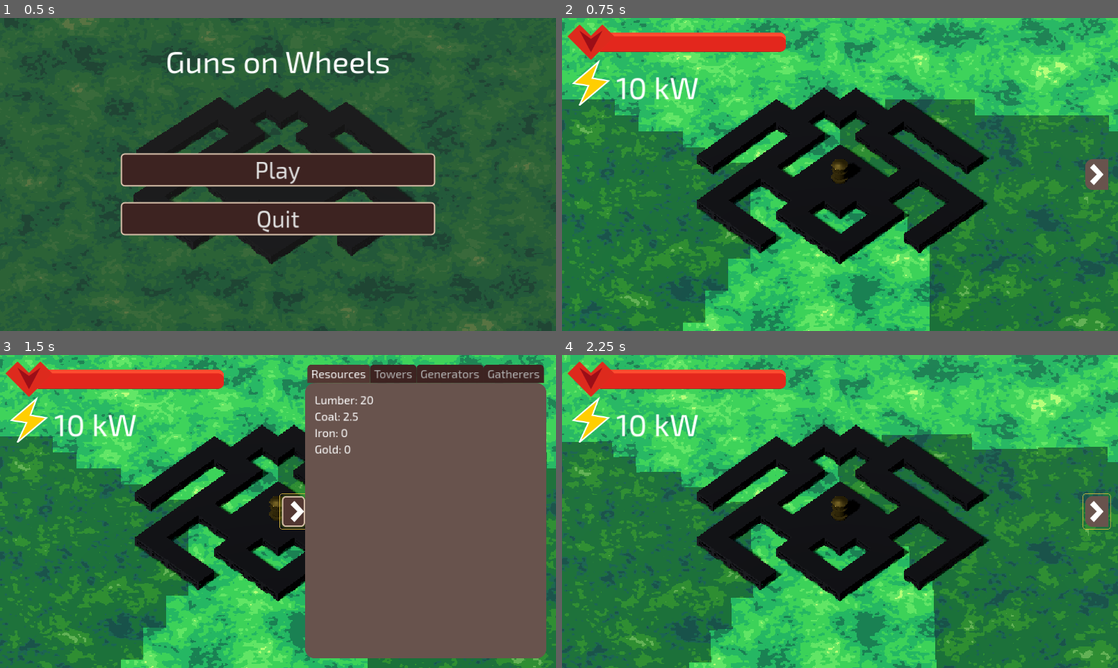
Above: before the commit, frames 1-4 (two rows, left to right).
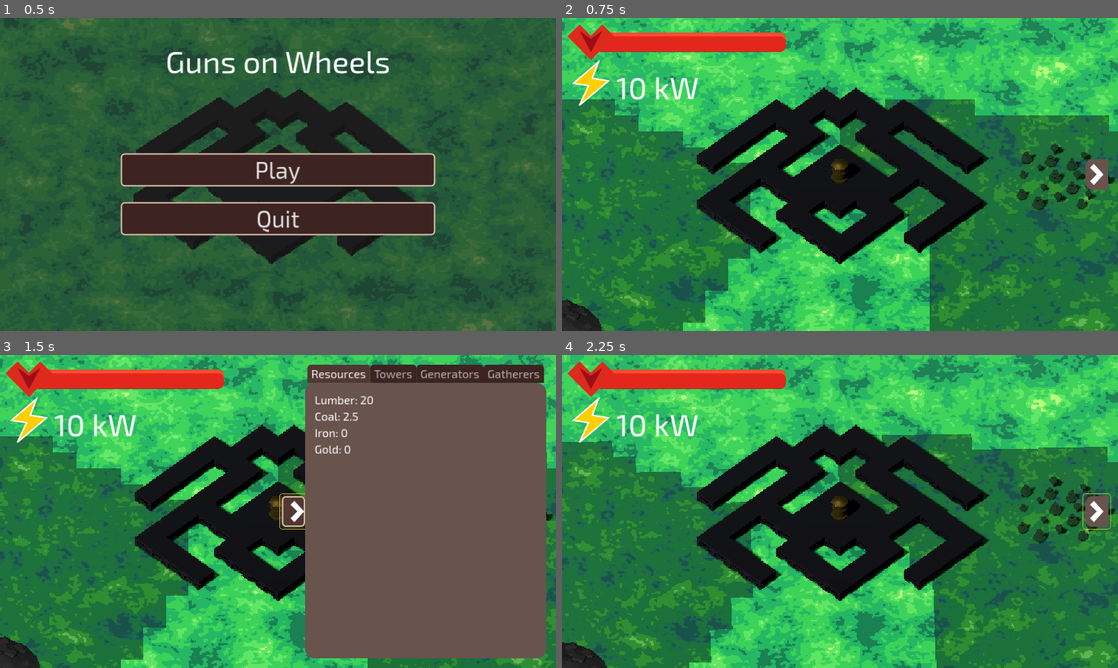
Above: after the commit, the same moments.

Repository: GamemakerPixel/cs315-project-3
Game: Godot game, scene res://scenes/menus/main_menu.tscn
The game is run twice, just before and just after one commit, with the same random seed, the same clock (stepped at 60 frames per second) and the same inputs.
Inputs (mouse positions are in pixels of both pictures, inside the frame that each line leads up to):
- Up to frame 1 (0.5 s): no input
- Up to frame 2 (0.75 s): click "Play" at 0.5 s
- Up to frame 3 (1.5 s): click (533, 511) at 1.25 s
- Up to frame 4 (2.25 s): tap Enter at 2 s; move the mouse to (962, 495) at 2.02 s; hold D (turn_right) from 2.03 s (still down); hold E (place) from 2.03 s (still down)

Frame 1 is identical in both runs. In frame 2, 1.4% of the frame differs, in the area x 0-100%, y 40-100%; in frame 3, 0.5%; in frame 4, 1.4%.

Commit message:
Improve resource spawning

Diff:
--- a/scenes/enemies/cuboid.tscn
+++ b/scenes/enemies/cuboid.tscn
@@ -153,6 +153,9 @@
 path_max_distance = 0.01
 path_postprocessing = 1
 
+[node name="OffScreen" type="VisibleOnScreenNotifier3D" parent="."]
+aabb = AABB(-0.5, 0, -0.5, 1, 1, 1)
+
 [node name="States" type="Node" parent="."]
 script = ExtResource("3_sfh3i")
 
@@ -176,3 +179,4 @@
 volume_db = 0.488
 
 [connection signal="body_entered" from="." to="." method="_on_body_entered"]
+[connection signal="screen_exited" from="OffScreen" to="." method="attempt_despawn"]
--- a/scenes/enemies/death_sphere.tscn
+++ b/scenes/enemies/death_sphere.tscn
@@ -154,6 +154,9 @@
 path_max_distance = 0.01
 path_postprocessing = 1
 
+[node name="OffScreen" type="VisibleOnScreenNotifier3D" parent="."]
+aabb = AABB(-0.5, 0, -0.5, 1, 1, 1)
+
 [node name="States" type="Node" parent="."]
 script = ExtResource("3_7w88x")
 
@@ -177,3 +180,4 @@
 volume_db = 0.488
 
 [connection signal="body_entered" from="." to="." method="_on_body_entered"]
+[connection signal="screen_exited" from="OffScreen" to="." method="attempt_despawn"]
--- a/scenes/enemies/enemy.gd
+++ b/scenes/enemies/enemy.gd
@@ -9,6 +9,9 @@
 @warning_ignore("unused_signal")
 signal defeated
 
+const DESPAWN_TIMER = 20
+const DESPAWN_PREVENTION_RADIUS = 50
+
 @export var speed: float = 2.25
 @export var max_health: int = 25
 @export var damage: float = 45
@@ -17,6 +20,7 @@
 @onready var animation: AnimationPlayer = $Animation
 @onready var navigation: NavigationAgent3D = $Navigation
 @onready var hurt_sound: AudioStreamPlayer = $Hurt
+@onready var despawn_timer = Timer.new()
 
 var health: int = max_health : set = _set_health
 
@@ -24,9 +28,18 @@
 var enemy_transform: EnemyTransform
 
 var disable_hurt_anim := false
+var can_despawn := false
 
 func _ready() -> void:
 	state_machine.initialize(self)
+	despawn_timer.wait_time = DESPAWN_TIMER
+	despawn_timer.one_shot = true
+	despawn_timer.timeout.connect(func():
+		can_despawn = true
+		attempt_despawn()
+	)
+	add_child(despawn_timer)
+	despawn_timer.start()
 
 
 func take_damage(amount: int) -> void:
@@ -44,7 +57,16 @@
 # This is so enemies can play an animation before calling queue_free without
 # towers still attacking them.
 func force_untarget() -> void:
-	$Collision.set_deferred("disabled", false)
+	$Collision.set_deferred("disabled", true)
+
+
+func attempt_despawn() -> void:
+	if can_despawn and not $OffScreen.is_on_screen():
+		despawn()
+
+
+func despawn() -> void:
+	queue_free()
 
 
 func _set_health(new_health: int) -> void:
--- a/scenes/enemies/enemy.tscn
+++ b/scenes/enemies/enemy.tscn
@@ -97,6 +97,9 @@
 path_max_distance = 0.01
 path_postprocessing = 1
 
+[node name="OffScreen" type="VisibleOnScreenNotifier3D" parent="."]
+aabb = AABB(-0.5, 0, -0.5, 1, 1, 1)
+
 [node name="States" type="Node" parent="."]
 script = ExtResource("3_wrvlt")
 
@@ -116,3 +119,4 @@
 script = ExtResource("8_312rq")
 
 [connection signal="body_entered" from="." to="." method="_on_body_entered"]
+[connection signal="screen_exited" from="OffScreen" to="." method="attempt_despawn"]
--- a/scenes/enemies/pyrimidic_decimator.tscn
+++ b/scenes/enemies/pyrimidic_decimator.tscn
@@ -153,6 +153,9 @@
 path_max_distance = 0.01
 path_postprocessing = 1
 
+[node name="OffScreen" type="VisibleOnScreenNotifier3D" parent="."]
+aabb = AABB(-0.5, 0, -0.5, 1, 1, 1)
+
 [node name="States" type="Node" parent="."]
 script = ExtResource("3_7pa2k")
 
@@ -176,3 +179,4 @@
 volume_db = 0.488
 
 [connection signal="body_entered" from="." to="." method="_on_body_entered"]
+[connection signal="screen_exited" from="OffScreen" to="." method="attempt_despawn"]
--- a/scenes/enemies/states/on_ground.gd
+++ b/scenes/enemies/states/on_ground.gd
@@ -6,7 +6,7 @@
 
 
 func on_physics_process(delta: float) -> void:
-	var target: Vector3 = _enemy.get_target_position.call()
+	var target: Vector3 = _enemy.get_target_position()
 	var direction = (target - _enemy.global_position).normalized()
 	_enemy.position += direction * _enemy.speed * delta
 
--- a/scenes/maps/map.gd
+++ b/scenes/maps/map.gd
@@ -1,4 +1,4 @@
-extends Node
+extends SubViewportContainer
 
 @export var vehicle: Node3D
 
@@ -15,6 +15,8 @@
 
 func _init() -> void:
 	set_process_input(false)
+	if (DebugTools.check_enabled(DebugTools.DebugTool.WIDE_CAMERA)):
+		stretch_shrink = 1
 
 
 func _ready() -> void:
--- a/scenes/maps/map.tscn
+++ b/scenes/maps/map.tscn
@@ -16,6 +16,7 @@
 [ext_resource type="PackedScene" uid="uid://bnavhwlfl3mdu" path="res://scenes/ui/ui.tscn" id="9_7l2v1"]
 [ext_resource type="PackedScene" uid="uid://drnnxhfq7rwxw" path="res://scenes/resource_deposits/iron_deposit.tscn" id="9_qf5aj"]
 [ext_resource type="PackedScene" uid="uid://cdw2u706qmfqx" path="res://scenes/resource_deposits/gold_deposit.tscn" id="10_kmswi"]
+[ext_resource type="Script" path="res://scenes/maps/resource_deposit_manager.gd" id="15_ipdqo"]
 [ext_resource type="AudioStream" uid="uid://ju2v8sqki3v3" path="res://assets/sound/hurt.wav" id="17_vkd5s"]
 
 [sub_resource type="FastNoiseLite" id="FastNoiseLite_2c2fy"]
@@ -80,10 +81,11 @@
 noise = SubResource("FastNoiseLite_2c2fy")
 tile_gradient_keys = Array[int]([1, 0, 2, 3])
 tile_gradient_values = Array[float]([-0.25, 0.2, 0.45, 1.0])
-resource_deposits = Array[PackedScene]([ExtResource("7_5lgi5"), ExtResource("8_marcq"), ExtResource("9_qf5aj"), ExtResource("10_kmswi")])
 metadata/_editor_floor_ = Vector3(0, 0, 0)
 
 [node name="ResourceDeposits" type="Node3D" parent="SubViewport/World/Ground"]
+script = ExtResource("15_ipdqo")
+resource_deposits = Array[PackedScene]([ExtResource("7_5lgi5"), ExtResource("8_marcq"), ExtResource("9_qf5aj"), ExtResource("10_kmswi")])
 
 [node name="GroundEnemyTransform" type="Node3D" parent="SubViewport/World" node_paths=PackedStringArray("vehicle")]
 script = ExtResource("7_xpg5g")
--- a/scenes/maps/procedural_ground.gd
+++ b/scenes/maps/procedural_ground.gd
@@ -64,31 +64,16 @@
 const TILE_TO_NOISE_MULTIPLIER = 1.0
 const GROUND_LEVEL = 0
 const CHUNK_SIZE = 50
-const REQUIRED_CHUNKS_OFFSET = [
-	Vector2i(-1, -1),
-	Vector2i(-1, 0),
-	Vector2i(-1, 1),
-	Vector2i(0, -1),
-	Vector2i.ZERO,
-	Vector2i(0, 1),
-	Vector2i(1, -1),
-	Vector2i(1, 0),
-	Vector2i(1, 1),
-]
 
 @export var render_around: Node3D
 @export var noise: FastNoiseLite
 @export var tile_gradient_keys: Array[Tile]
 @export var tile_gradient_values: Array[float]
-@export var resource_deposits: Array[PackedScene]
 
 var _current_chunk: Vector2i = Vector2i.ONE * -999 : set = _set_current_chunk
 var _chunks_loaded: Array[Vector2i]: set = _set_chunks_loaded
 # Chunk: ChunkStats
 var _chunks_stats_loaded: Dictionary = {}
-# Using this as a hash set.
-# {Vector2i: 0}
-var _loaded_deposits: Dictionary = {}
 
 
 func _ready() -> void:
@@ -101,7 +86,50 @@
 	_current_chunk = _tile_to_chunk(Vector2i(map_coords.x, map_coords.z))
 
 
-func _tile_to_chunk(tile: Vector2i) -> Vector2i:
+static func chunk_to_rect(chunk: Vector2i) -> Rect2i:
+	return Rect2i(
+		_chunk_to_tile_origin(chunk),
+		Vector2i(CHUNK_SIZE, CHUNK_SIZE)
+	)
+
+
+static func get_adjacent_chunks(chunk: Vector2i) -> Array[Vector2i]:
+	var chunks: Array[Vector2i] = []
+
+	for x_offset in range(-1, 2):
+		for y_offset in range(-1, 2):
+			if x_offset == 0 and y_offset == 0:
+				continue
+
+			chunks.append(chunk + Vector2i(x_offset, y_offset))
+
+	return chunks
+
+
+func tile_2d_to_local_2d(local: Vector2) -> Vector2:
+	var tile_3d := tile_2d_to_local_3d(local)
+	return Vector2(tile_3d.x, tile_3d.z)
+
+
+func tile_2d_to_local_3d(local: Vector2) -> Vector3:
+	var tile_3d := Vector3(local.x, GROUND_LEVEL, local.y)
+	return map_to_local(tile_3d) - position
+
+
+func local_2d_to_tile_3d(local: Vector2) -> Vector3i:
+	var local_3d = Vector3(local.x, GROUND_LEVEL, local.y)
+	return local_to_map(local_3d)
+
+
+func local_2d_to_local_3d(local: Vector2) -> Vector3:
+	return Vector3(
+		local.x,
+		-position.y,
+		local.y
+	)
+
+
+static func _tile_to_chunk(tile: Vector2i) -> Vector2i:
 	var negative_adjust = Vector2i(
 		CHUNK_SIZE if tile.x < 0 else 0,
 		CHUNK_SIZE if tile.y < 0 else 0,
@@ -109,24 +137,18 @@
 	return (tile - negative_adjust) / CHUNK_SIZE
 
 
-func _chunk_to_tile_origin(chunk: Vector2i) -> Vector2i:
+static func _chunk_to_tile_origin(chunk: Vector2i) -> Vector2i:
 	return chunk * CHUNK_SIZE
-
-
-func _chunk_to_rect(chunk: Vector2i) -> Rect2i:
-	return Rect2i(
-		_chunk_to_tile_origin(chunk),
-		Vector2i(CHUNK_SIZE, CHUNK_SIZE)
-	)
 
 
 func _unload_chunks(chunks: Array[Vector2i]) -> void:
 	for chunk in chunks:
 		_unload_chunk(chunk)
+		$ResourceDeposits.unload_deposits_in_chunk(chunk)
 
 
 func _unload_chunk(chunk: Vector2i) -> void:
-	var rect := _chunk_to_rect(chunk)
+	var rect := chunk_to_rect(chunk)
 	for x in range(rect.position.x, rect.end.x):
 		for y in range(rect.position.y, rect.end.y):
 			set_cell_item(Vector3i(x, GROUND_LEVEL, y), -1)
@@ -137,24 +159,18 @@
 func _load_chunks(chunks: Array[Vector2i]) -> void:
 	for chunk in chunks:
 		_load_chunk(chunk)
+		$ResourceDeposits.load_deposits_in_chunk(chunk)
 
 
 func _load_chunk(chunk: Vector2i) -> void:
 	var stats = ChunkStats.new()
-	var rect := _chunk_to_rect(chunk)
+	var rect := chunk_to_rect(chunk)
 	for x in range(rect.position.x, rect.end.x):
 		for y in range(rect.position.y, rect.end.y):
 			var tile: Tile = _sample_noise_for_tile(x, y)
 			stats.count(tile)
 			set_cell_item(Vector3i(x, GROUND_LEVEL, y), tile)
-
-	if not _loaded_deposits.has(chunk):
-		_loaded_deposits[chunk] = 0
-		var deposit = resource_deposits[stats.dominant_zone]
-		_place_resource_deposit(deposit, rect.get_center())
-
 	_chunks_stats_loaded[chunk] = stats
-
 
 
 func _sample_noise_for_tile(x: int, y: int) -> Tile:
@@ -178,9 +194,9 @@
 
 
 func _refresh_required_chunks() -> void:
-	var required_chunks: Array[Vector2i] = []
-	for offset in REQUIRED_CHUNKS_OFFSET:
-		required_chunks.append(_current_chunk + offset)
+	var required_chunks: Array[Vector2i] = [_current_chunk]
+	required_chunks.append_array(get_adjacent_chunks(_current_chunk))
+
 	_chunks_loaded = required_chunks
 
 
--- /dev/null
+++ b/scenes/maps/resource_deposit_manager.gd
@@ -0,0 +1,129 @@
+extends Node3D
+
+# Yes this could be ConsumablePool.Consumable, but this allows for different
+# deposits with the same consumable - for example, "large" deposits.
+enum Deposit {
+	LUMBER,
+	COAL,
+	IRON,
+	GOLD,
+}
+
+# Arrays in order of Deposit enum.
+const BIOME_DEPOSIT_TYPE_WEIGHTS = {
+	Ground.Tile.GRASS: [0.6, 0.4, 0.0, 0.0],
+	Ground.Tile.FOREST: [0.9, 0.1, 0.0, 0.0],
+	Ground.Tile.MOUNTAIN: [0.0, 0.5, 0.4, 0.1],
+	Ground.Tile.MAGMA: [0.0, 0.1, 0.5, 0.4],
+}
+
+const MAX_AMOUNT_PER_CHUNK = 4
+# This is assumed to be less than the size of a chunk in meters.
+const MINIMUM_DISTANCE_BETWEEN = 30 # in meters, not tiles (2m wide each)
+const MAX_SPAWN_ATTEMPS_BEFORE_SKIP = 5
+
+@export var resource_deposits: Array[PackedScene]
+
+@onready var ground: Ground = get_parent()
+
+# Chunk (Vector2i) : Array[ResourceDeposit]
+var deposits = {}
+
+
+func load_deposits_in_chunk(chunk: Vector2i) -> void:
+	if not deposits.has(chunk):
+		_generate_deposits_for_chunk(chunk)
+
+	for deposit in deposits[chunk]:
+		_load_deposit(deposit)
+
+
+func unload_deposits_in_chunk(chunk: Vector2i) -> void:
+	for deposit in deposits[chunk]:
+		_unload_deposit(deposit)
+
+
+func _generate_deposits_for_chunk(chunk: Vector2i) -> void:
+	var spawn_positions = _generate_spawn_positions(chunk)
+	# This is so _create_deposit_at can assume there is already a list.
+	deposits[chunk] = []
+
+
+	for deposit_position in spawn_positions:
+		var tile: Ground.Tile = ground.get_cell_item(
+			ground.local_2d_to_tile_3d(deposit_position)
+		) as Ground.Tile
+		var distribution: Array = BIOME_DEPOSIT_TYPE_WEIGHTS[tile]
+
+		var type: Deposit = Distributions.sample_from_distribution(
+			distribution
+		) as Deposit
+
+		_create_deposit_at(type, deposit_position, chunk)
+
+
+func _generate_spawn_positions(chunk: Vector2i) -> Array[Vector2]:
+	var chunk_rect := Ground.chunk_to_rect(chunk)
+	var chunk_rect_local_origin := ground.tile_2d_to_local_2d(chunk_rect.position)
+	var chunk_rect_local_end := ground.tile_2d_to_local_2d(chunk_rect.end - Vector2i.ONE)
+	var relevant_deposit_positions: Array[Vector2]
+	for adj_chunk in Ground.get_adjacent_chunks(chunk):
+		if not deposits.has(adj_chunk):
+			continue
+		for deposit in deposits[adj_chunk]:
+			relevant_deposit_positions.append(
+				Vector2(deposit.position.x, deposit.position.z)
+			)
+
+	var positions: Array[Vector2] = []
+
+	var failed_attemps := 0
+	while (
+		failed_attemps < MAX_SPAWN_ATTEMPS_BEFORE_SKIP
+		and positions.size() < MAX_AMOUNT_PER_CHUNK
+	):
+		var deposit_position = Vector2(
+			randf_range(chunk_rect_local_origin.x, chunk_rect_local_end.x),
+			randf_range(chunk_rect_local_origin.y, chunk_rect_local_end.y)
+		)
+
+		var too_close := false
+		for relevant_position in relevant_deposit_positions:
+			if relevant_position.distance_to(deposit_position) < MINIMUM_DISTANCE_BETWEEN:
+				too_close = true
+				break
+
+		if not too_close:
+			positions.append(deposit_position)
+			relevant_deposit_positions.append(deposit_position)
+
+	return positions
+
+
+func _create_deposit_at(
+	type: Deposit,
+	deposit_position: Vector2,
+	chunk: Vector2i
+) -> void:
+	var deposit: ResourceDeposit = resource_deposits[type].instantiate()
+	deposit.position = ground.local_2d_to_local_3d(deposit_position)
+	deposit.used.connect(func(): _on_deposit_used(deposit, chunk))
+	add_child(deposit)
+	deposits[chunk].append(deposit)
+
+
+func _on_deposit_used(deposit: ResourceDeposit, chunk: Vector2i) -> void:
+	deposits[chunk].remove_at(deposits[chunk].find(deposit))
+	# We don't then remove the chunk key from deposits because it would
+	# regerate deposits in that instance.
+	print("removed " + str(deposit))
+
+
+func _load_deposit(deposit: ResourceDeposit) -> void:
+	deposit.show()
+	deposit.process_mode = Node.PROCESS_MODE_INHERIT
+
+
+func _unload_deposit(deposit: ResourceDeposit) -> void:
+	deposit.hide()
+	deposit.process_mode = Node.PROCESS_MODE_DISABLED
--- a/scenes/resource_deposits/resource_deposit.gd
+++ b/scenes/resource_deposits/resource_deposit.gd
@@ -1,5 +1,7 @@
 class_name ResourceDeposit
 extends Area3D
+
+signal used
 
 @export var consumable := ConsumablePool.Consumable.COAL
 @export var amount := 50.0
@@ -18,4 +20,5 @@
 
 
 func _on_animation_finished(_anim_name: StringName) -> void:
+	used.emit()
 	queue_free()
--- a/scenes/vehicle/screen_space_shader_control.gd
+++ b/scenes/vehicle/screen_space_shader_control.gd
@@ -12,4 +12,6 @@
 
 func _ready() -> void:
 	if not Engine.is_editor_hint():
-		visible = enable_in_game
+		visible = enable_in_game and not DebugTools.check_enabled(
+			DebugTools.DebugTool.WIDE_CAMERA
+		)
--- a/scenes/vehicle/vehicle.gd
+++ b/scenes/vehicle/vehicle.gd
@@ -68,8 +68,9 @@
 
 func _load_wide_camera() -> void:
 	if DebugTools.check_enabled(DebugTools.DebugTool.WIDE_CAMERA):
-		$Camera3D.size *= 10
-		$Camera3D.position *= 10
+		$Camera3D.rotation.x = -90.0
+		$Camera3D.size *= 5
+		$Camera3D.position.z = 0
 
 
 func _drive(delta: float) -> void:
Not shown: 8 places in resources/mesh_libraries/ground.tres that only renumber resources
Not shown: 2 places in resources/mesh_libraries/vehicle_platforms.tres that only renumber resources
Not shown: 1 places in scenes/maps/map.tscn that only renumber resources
